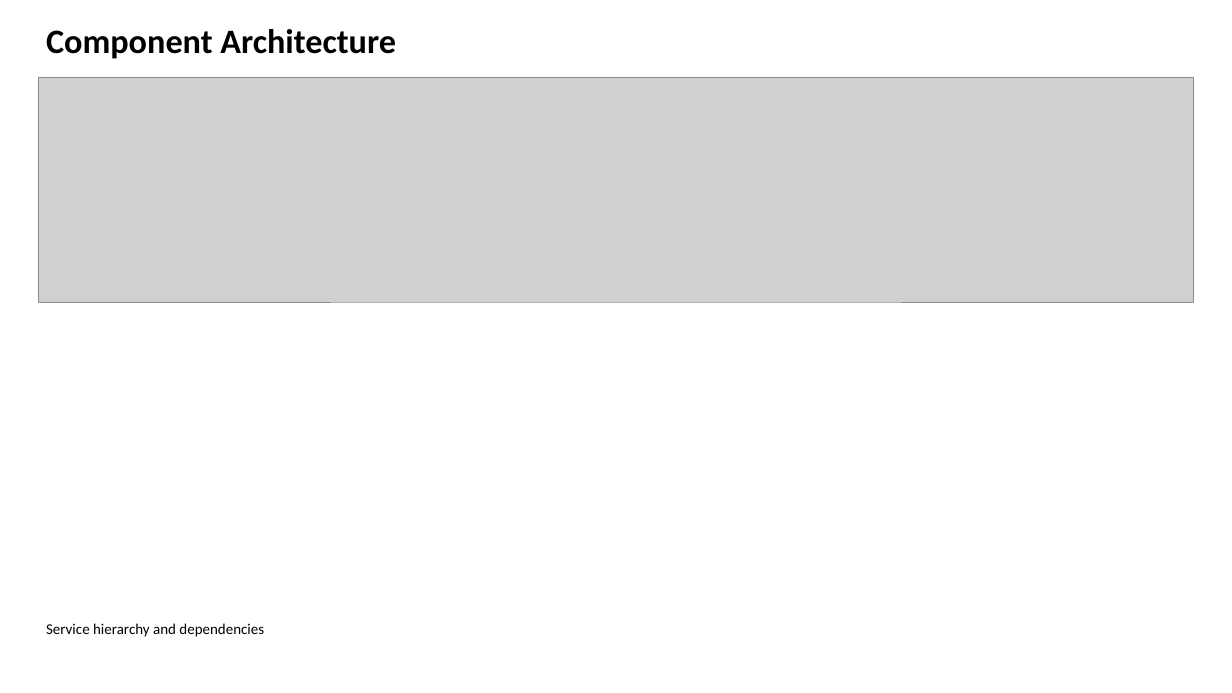
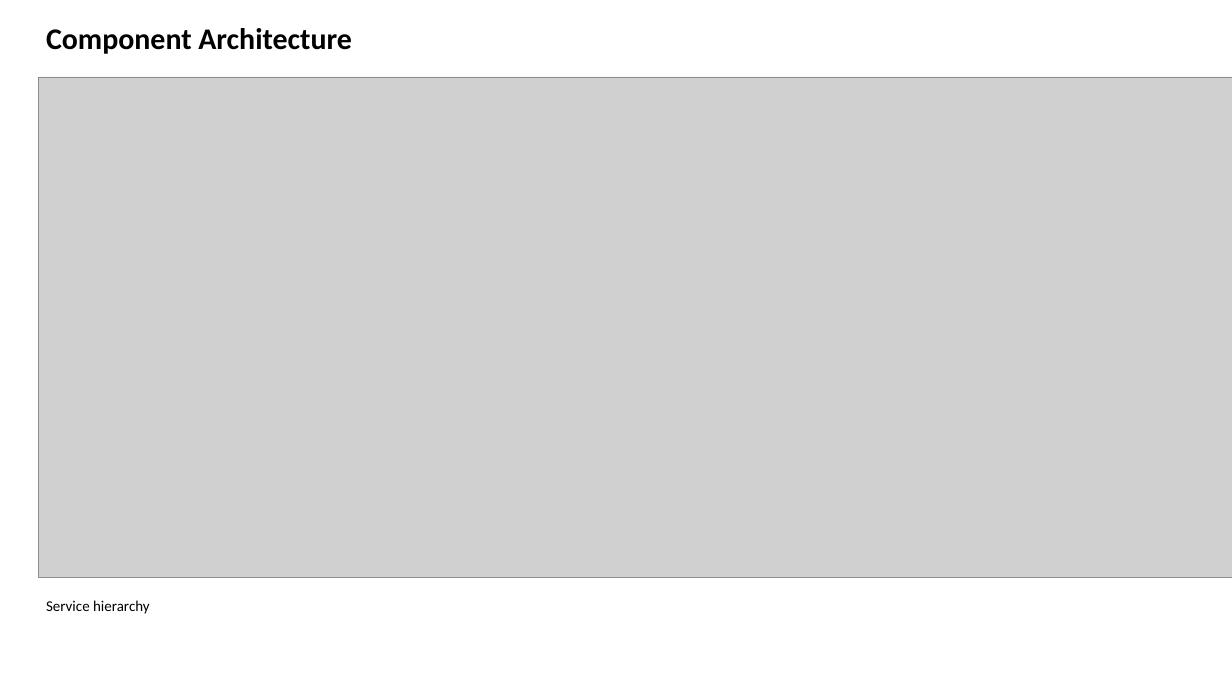
Before and after one commit to rysweet/azure-tenant-grapher, a slide deck: slide 6 of Scale_Operations_Implementation.pptx. Drawn at 1232x693 pixels with LibreOffice and Linux fonts; fonts in the diff are those of the drawing; grey boxes stand for pictures. Boxes give left, top, right and bottom in pixels: in the first picture for what was removed or moved away, otherwise in the second. Text is boxed around its words. In the diff, an @@ line names an element or a change of style, - is before the commit and + after.

```diff
--- a/Scale_Operations_Implementation.pptx
+++ b/Scale_Operations_Implementation.pptx
@@ text "Component Architecture" at <box>46,28,352,54</box>: size 32 to 28 pt @@
@@ picture: place and size @@
-picture at <box>38,77,1194,302</box>
+picture at <box>38,77,1232,578</box>
@@ text at <box>46,600,150,614</box>: text changed @@
-Service hierarchy and dependencies
+Service hierarchy
```
Also in this commit, not shown: 6 other slides changed, 3 slides added, 22 slides removed.
